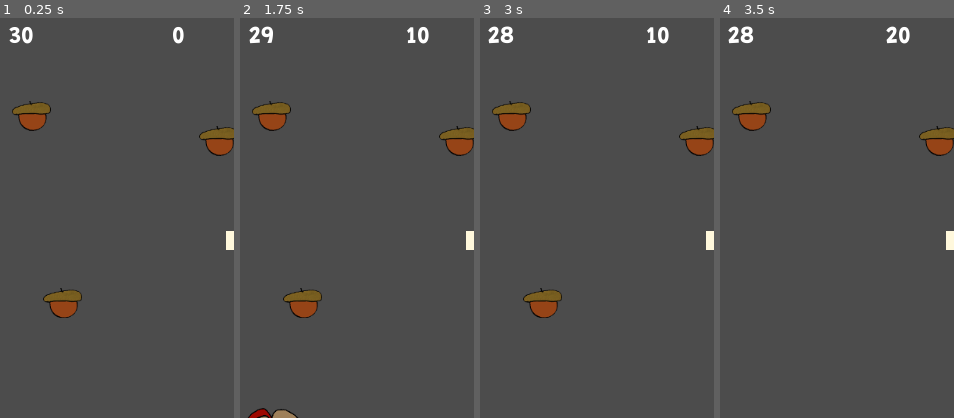
Above: before the commit, frames 1-4 (left to right).
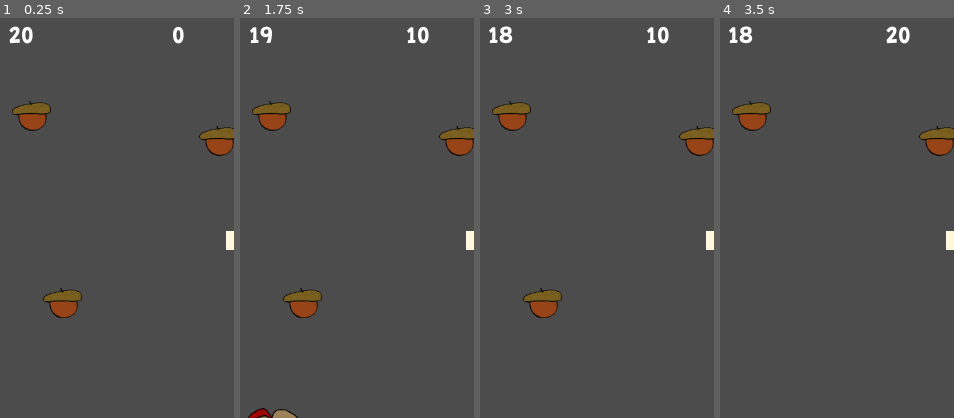
Above: after the commit, the same moments.

Repository: the-g-force/FamJam-September2020
Game: Godot game, scene res://src/TestLevel.tscn
Two runs of this game, one before a commit and one after it. Both use one fixed random seed, a clock stepped at 60 frames per second and the inputs below.
Inputs (mouse positions are % of the whole screen's width and height, from its top left):
- Up to frame 1 (0.25 s): no input
- Up to frame 2 (1.75 s): tap Enter at 0.5 s; move the mouse to (72, 45) at 0.52 s; hold D (move_right) 0.53-1.28 s; click (72, 45) at 0.67 s; move the mouse to (30, 55) at 1.27 s; hold A (move_left) from 1.28 s (still down)
- Up to frame 3 (3 s): move the mouse to (60, 28) at 2.02 s; release A (move_left) at 2.03 s; hold D (move_right) from 2.03 s (still down); move the mouse to (45, 70) at 2.77 s; click (45, 70) at 2.92 s
- Up to frame 4 (3.5 s): keep holding D (move_right)
The pictures show only the part of the screen within x 12-62%, y 3-53%; the shares and areas given below are measured in that part.

The runs differ from the first frame. In frame 1, less than 0.1% of the frame differs, in the area x 3-9%, y 2-7%; in frame 2, 0.2%; in frame 3, 0.2%, in the area x 3-15%, y 2-7%; in frame 4, 0.2%.

Commit message:
Give two seconds less time each level
This fixes #9 although it has not been playtested for balance.

Diff:
--- a/project/src/GameStats.gd
+++ b/project/src/GameStats.gd
@@ -2,8 +2,10 @@
 
 var score := 0
 var nuts := 0
+var level := 1
 
 # Reset all the stats for a new game
 func reset():
 	score = 0
 	nuts = 0
+	level = 1
--- a/project/src/TestLevel.gd
+++ b/project/src/TestLevel.gd
@@ -1,4 +1,7 @@
 extends Control
+
+# The number of seconds a regular game lasts at level 1
+export var base_duration := 20
 
 onready var _squirrel := $Squirrel
 onready var _trampoline := $Trampoline
@@ -14,6 +17,9 @@
 var combo := 1
 
 func _ready():
+	# Determine how long we have to complete this level
+	_game_timer.wait_time = base_duration - (GameStats.level-1) * 2
+
 	Jukebox.play_gamplay_song()
 	var nuts:Array = _collectables.get_children()
 	for item in nuts:
@@ -76,5 +82,5 @@
 
 
 func _on_NextLevelButton_pressed():
-	# For now, just reload this level
+	GameStats.level += 1
 	var _ignored = get_tree().change_scene("res://src/TestLevel.tscn")
